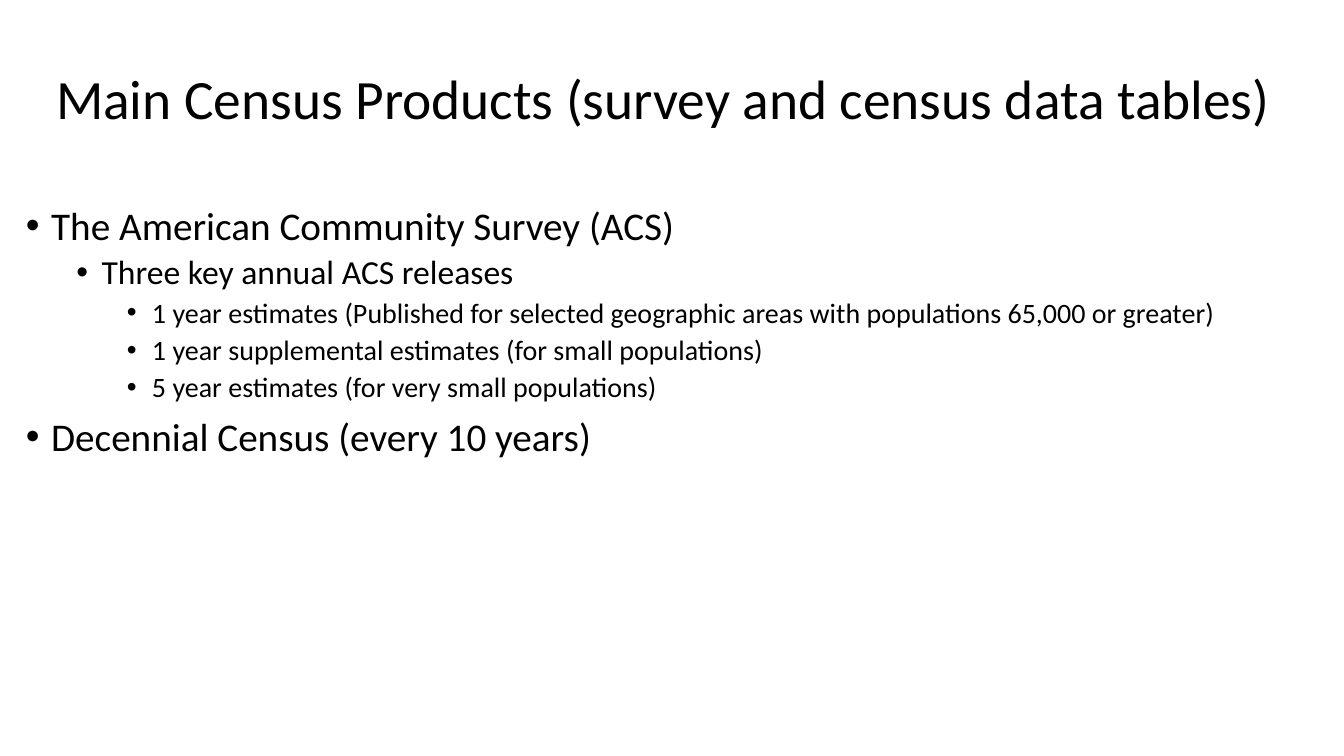
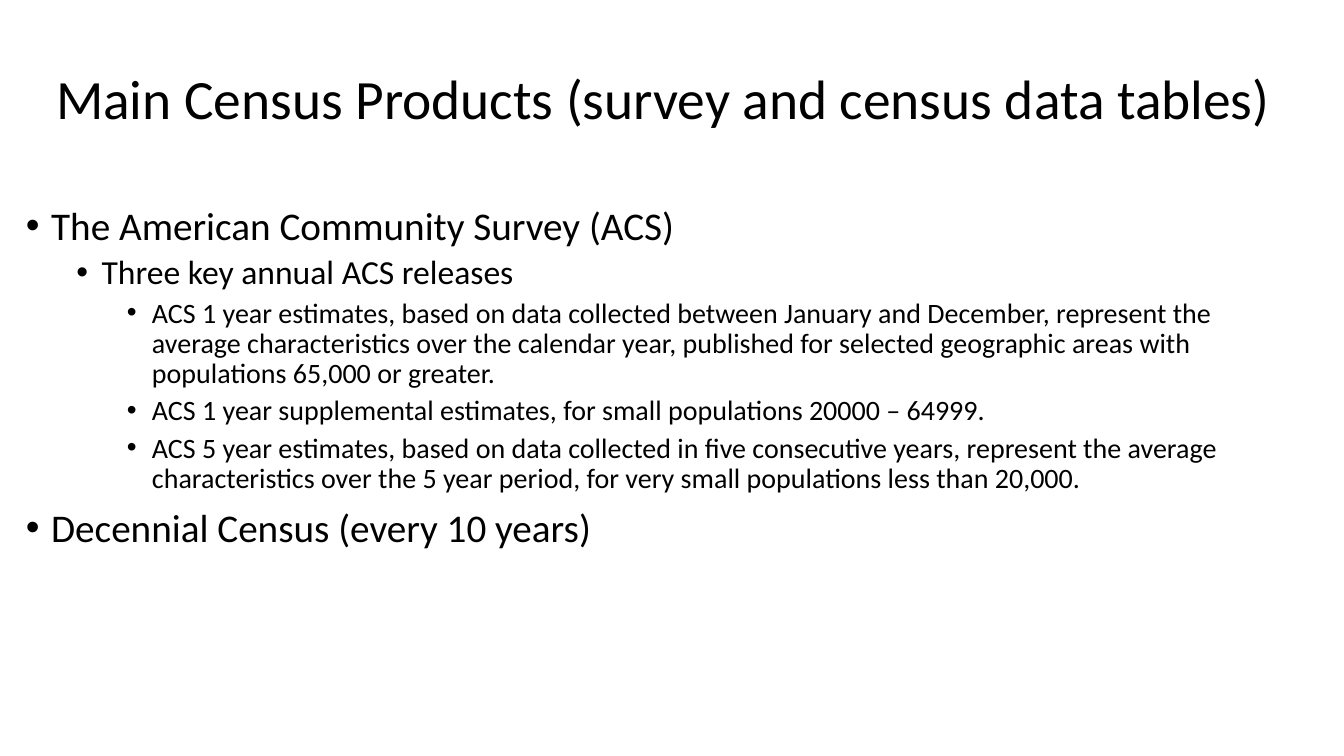
Before and after one commit to PennMGIS/tutorials, a slide deck: slide 3 of PennMGIScensusData.pptx. Drawn at 1344x756 pixels with LibreOffice and Linux fonts; fonts in the diff are those of the drawing. Boxes give left, top, right and bottom in pixels: in the first picture for what was removed or moved away, otherwise in the second. Text is boxed around its words. In the diff, an @@ line names an element or a change of style, - is before the commit and + after.

```diff
--- a/PennMGIScensusData.pptx
+++ b/PennMGIScensusData.pptx
@@ text at [152, 303, 1217, 493]: text changed @@
-    • 1 year estimates (Published for selected geographic areas with populations 65,000 or greater)
-    • 1 year supplemental estimates (for small populations)
-    • 5 year estimates (for very small populations)
+    • ACS 1 year estimates, based on data collected between January and December, represent the average characteristics over the calendar year, published for selected geographic areas with populations 65,000 or greater.
+    • ACS 1 year supplemental estimates, for small populations 20000 – 64999.
+    • ACS 5 year estimates, based on data collected in five consecutive years, represent the average characteristics over the 5 year period, for very small populations less than 20,000.
```
Also in this commit, not shown: 1 other file.
